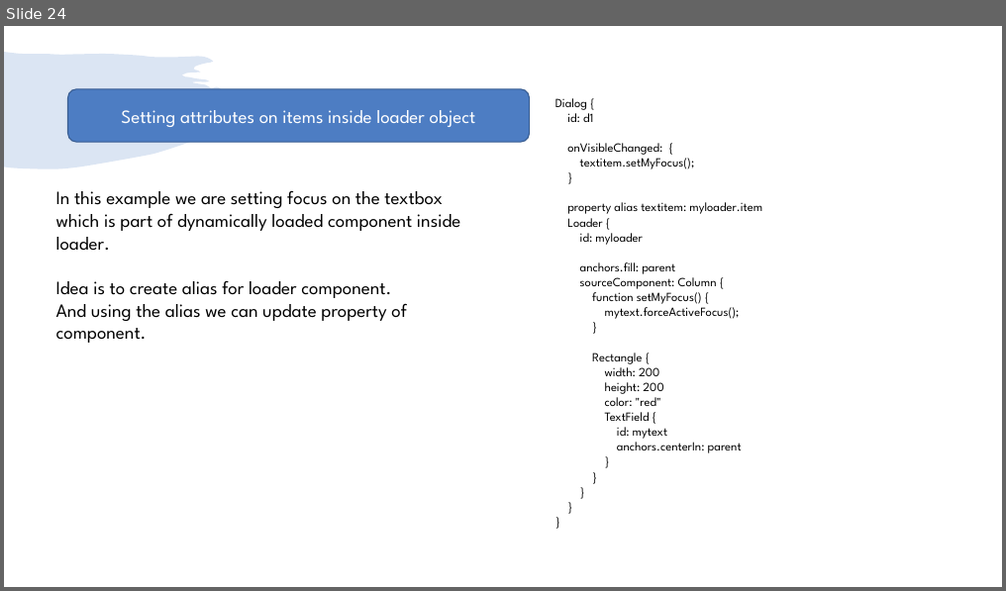
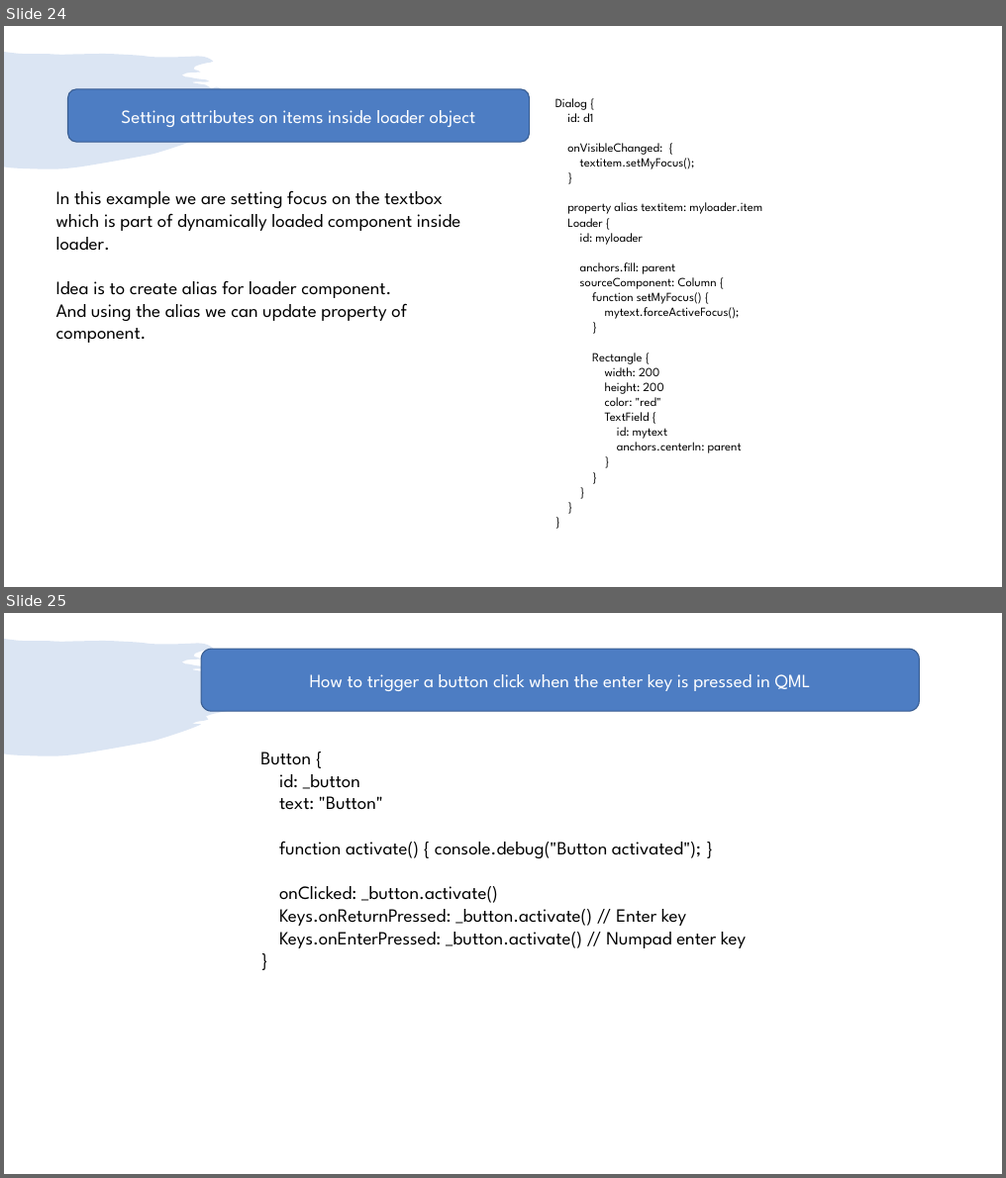
Before and after one commit to girishlande/QtProjects, a slide deck: learnings.pptx. Shown one above the other, each under a label of ours: slide 24 before the commit, slides 24 and 25 after it. The pictures are 1006x591 and 1006x1178 pixels, drawn with LibreOffice and Linux fonts; fonts in the diff are those of the drawing. Boxes give left, top, right and bottom in pixels: in the first picture for what was removed or moved away, otherwise in the second. Text is boxed around its words. In the diff, an @@ line names an element or a change of style, - is before the commit and + after.

```diff
--- a/learnings.pptx
+++ b/learnings.pptx
@@ slide 25 added at [4, 613, 1002, 1174], background #FFFFFF; not listed: 1 template element that a slide beside it also shows @@
@@ rounded rectangle added at [201, 649, 919, 711], fill #4D7DC3, outline #395C90 1 pt, 18 pt, text #FFFFFF @@
+How to trigger a button click when the enter key is pressed in QML
@@ text added at [260, 752, 746, 949], 18 pt, text #000000 @@
+Button {
+id: _button
+text: "Button"
+function activate() { console.debug("Button activated"); }
+onClicked: _button.activate()
+Keys.onReturnPressed: _button.activate() // Enter key
+Keys.onEnterPressed: _button.activate() // Numpad enter key
+}
```
Also in this commit, not shown: 1 slide removed, 1 other file.
